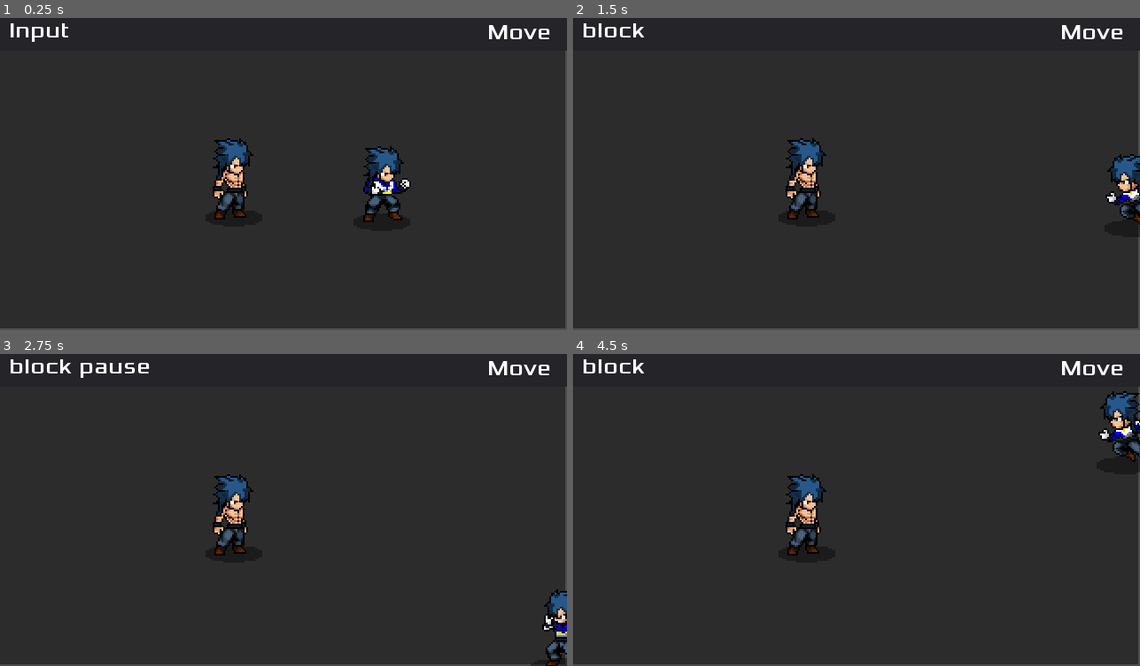
Above: before the commit, frames 1-4 (two rows, left to right).
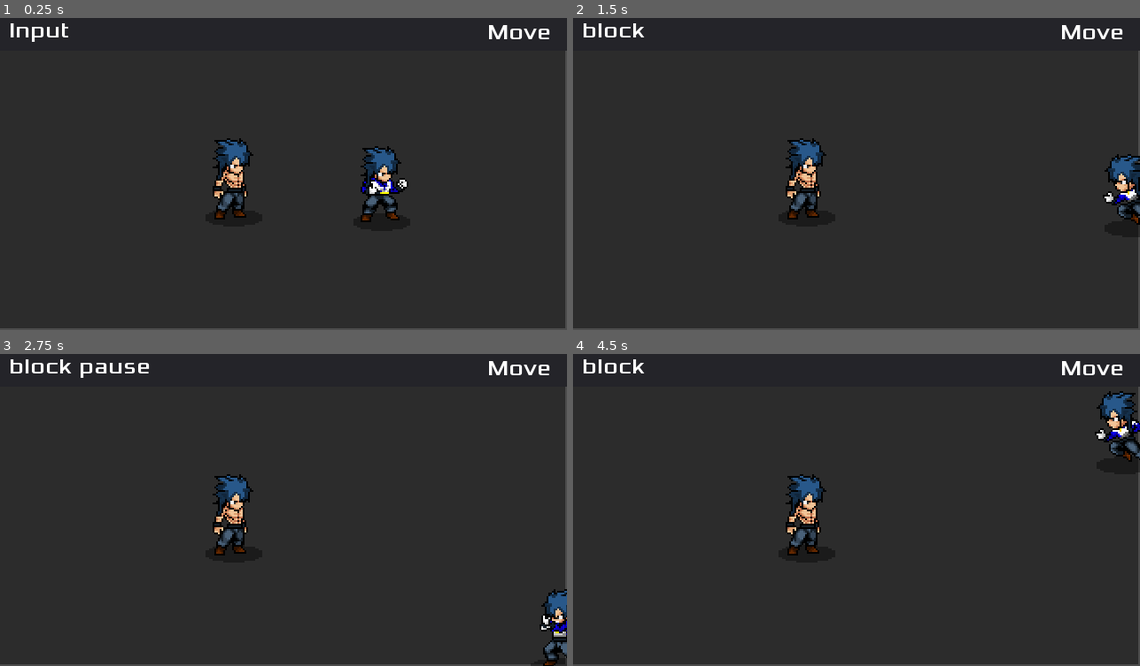
Above: after the commit, the same moments.

Repository: rathrio/godot-combo-demo
Game: Godot game, scene res://World.tscn
Same seed, same stepped clock (60 frames per second), same inputs: the game is played once before the commit and once after it.
Inputs:
- Up to frame 1 (0.25 s): no input
- Up to frame 2 (1.5 s): hold Right (ui_right) 0.53-1.28 s; hold Ctrl (block) 0.53-1.28 s; hold Down (ui_down) from 1.28 s (still down); tap Ctrl (block) at 1.35 s
- Up to frame 3 (2.75 s): release Down (ui_down) at 2.03 s; hold Right (ui_right) from 2.03 s (still down); hold Ctrl (block) from 2.03 s (still down)
- Up to frame 4 (4.5 s): tap Enter at 2.75 s; release Right (ui_right) at 2.78 s; release Ctrl (block) at 2.78 s; hold Up (ui_up) 2.78-3.53 s; tap Ctrl (block) at 2.85, 4.35 s; hold Ctrl (block) 3.53-4.28 s; hold Left (ui_left) from 3.53 s (still down); tap Space at 4.25 s

The runs differ from the first frame. In frame 1, 0.9% of the frame differs, in the area x 63-73%, y 41-66%; in frame 2, 0.6%; in frame 3, 0.5%; in frame 4, 0.9%, in the area x 92-100%, y 11-35%.

Commit message:
More stable hit/hurtbox positioning

Diff:
--- a/Enemy/Enemy.tscn
+++ b/Enemy/Enemy.tscn
@@ -30,6 +30,7 @@
 shape = SubResource( 1 )
 
 [node name="Hurtbox" parent="." instance=ExtResource( 1 )]
+position = Vector2( 0, 13 )
 collision_layer = 8
 collision_mask = 0
 
--- a/Enemy/HumanEnemy.tscn
+++ b/Enemy/HumanEnemy.tscn
@@ -119,6 +119,7 @@
 shape = SubResource( 1 )
 
 [node name="Hurtbox" parent="." instance=ExtResource( 2 )]
+position = Vector2( 0, 18 )
 collision_layer = 8
 collision_mask = 0
 
--- a/Player/Player.tscn
+++ b/Player/Player.tscn
@@ -306,7 +306,7 @@
 extents = Vector2( 1.28999, 2.96128 )
 
 [sub_resource type="CapsuleShape2D" id=14]
-radius = 4.68618
+radius = 4.21867
 height = 12.379
 
 [node name="Player" type="KinematicBody2D"]
@@ -317,7 +317,6 @@
 }
 
 [node name="Sprite" type="Sprite" parent="."]
-position = Vector2( 1.68176, 0 )
 texture = ExtResource( 1 )
 vframes = 16
 hframes = 18
@@ -357,13 +356,14 @@
 shape = SubResource( 13 )
 
 [node name="HitboxPivot" type="Position2D" parent="."]
+position = Vector2( 0, 18 )
 
 [node name="Hitbox" parent="HitboxPivot" instance=ExtResource( 3 )]
+position = Vector2( 9, 0 )
 collision_layer = 0
 collision_mask = 8
 
 [node name="CollisionShape2D" parent="HitboxPivot/Hitbox" index="0"]
-position = Vector2( 10.1584, 1.6888 )
 rotation = 1.5708
 shape = SubResource( 14 )
 disabled = true
@@ -373,8 +373,6 @@
 
 [node name="Hitlag" type="Timer" parent="."]
 one_shot = true
-
-[node name="AudioStreamPlayer" type="AudioStreamPlayer" parent="."]
 [connection signal="area_entered" from="HitboxPivot/Hitbox" to="." method="_on_Hitbox_area_entered"]
 [connection signal="action_just_pressed" from="InputBuffer" to="." method="_on_InputBuffer_action_just_pressed"]
 [connection signal="action_just_released" from="InputBuffer" to="." method="_on_InputBuffer_action_just_released"]
